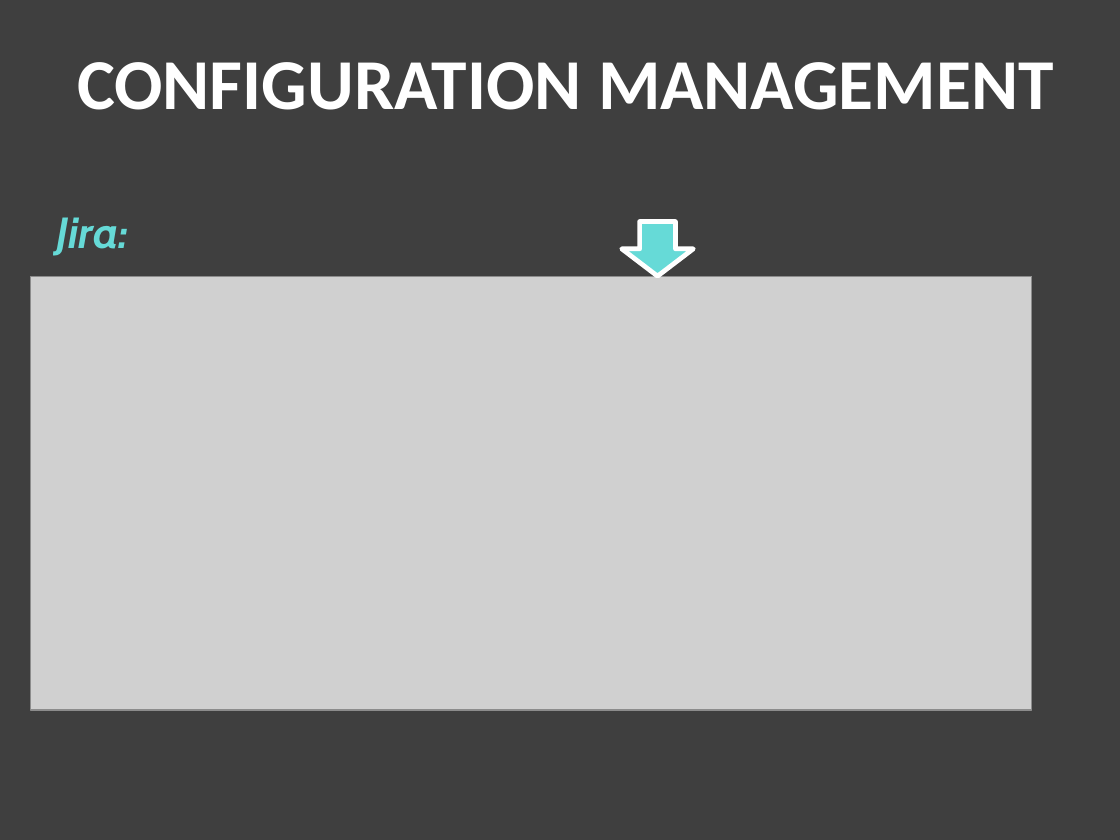
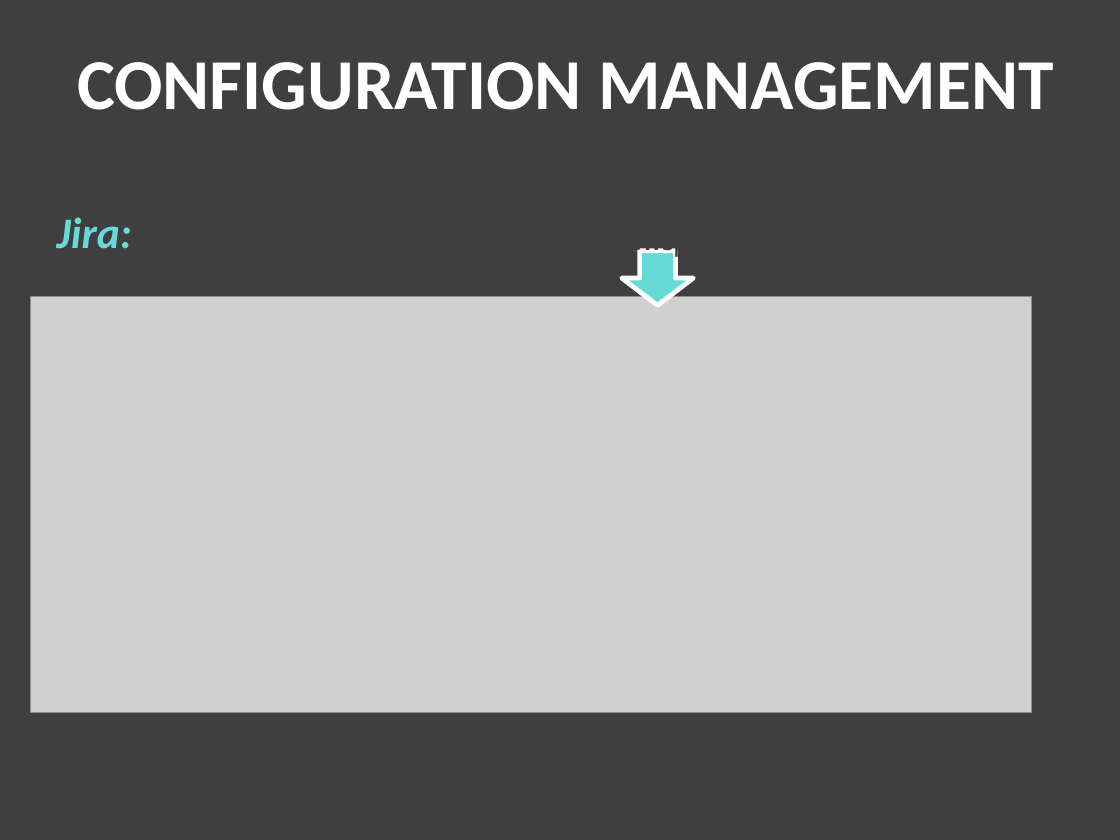
Before and after one commit to jeanin92/DieVerrueckteSightseeingtour, a slide deck: slide 11 of Presentation/abschlusspraesentation.pptx (slide 10 before the commit). Drawn at 1120x840 pixels with LibreOffice and Linux fonts; fonts in the diff are those of the drawing; grey boxes stand for pictures; background and template pictures are left out. Boxes give left, top, right and bottom in pixels: in the first picture for what was removed or moved away, otherwise in the second. Text is boxed around its words. In the diff, an @@ line names an element or a change of style, - is before the commit and + after.

```diff
--- a/Presentation/abschlusspraesentation.pptx
+++ b/Presentation/abschlusspraesentation.pptx
@@ text "Jira:" at [57, 217, 132, 249]: font Cabin to Calibri @@
@@ text added at [577, 248, 733, 257], 18 pt, text #3F3F3F @@
+Reviewspalte
@@ up arrow: place and size @@
-up arrow at [622, 222, 693, 277]
+up arrow at [622, 251, 693, 306]
@@ picture: place and size @@
-picture at [31, 277, 1033, 710]
+picture at [31, 297, 1033, 713]
```
Also in this commit, not shown: 11 other slides changed, 2 slides added, 2 slides removed.
